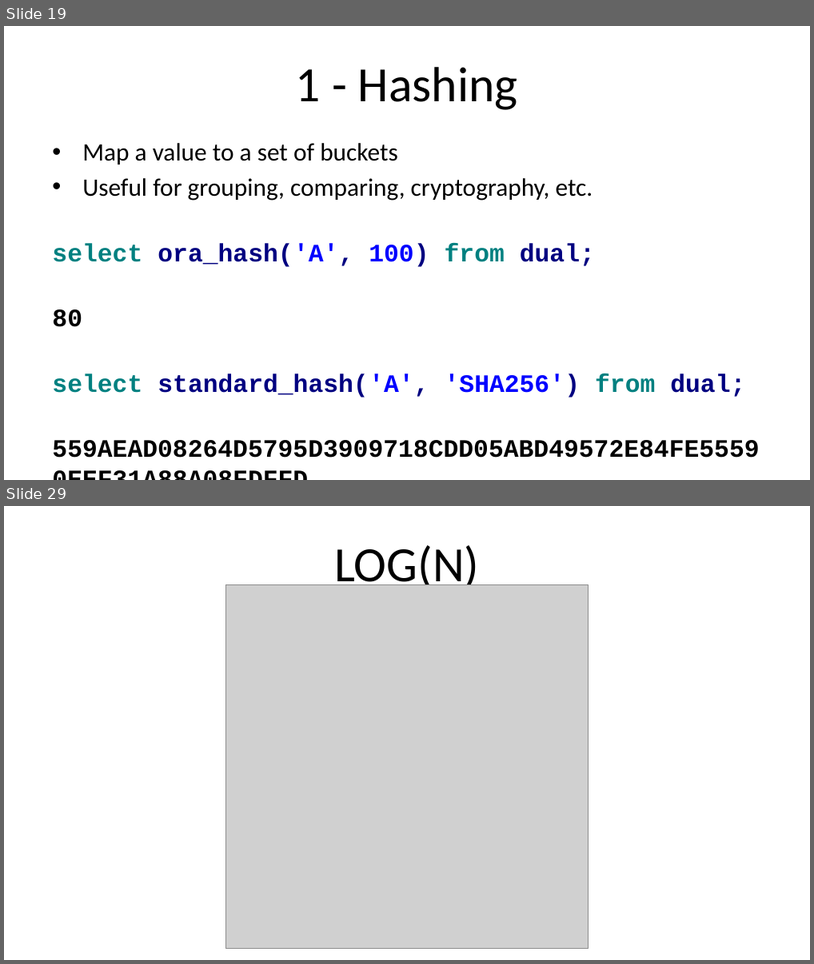
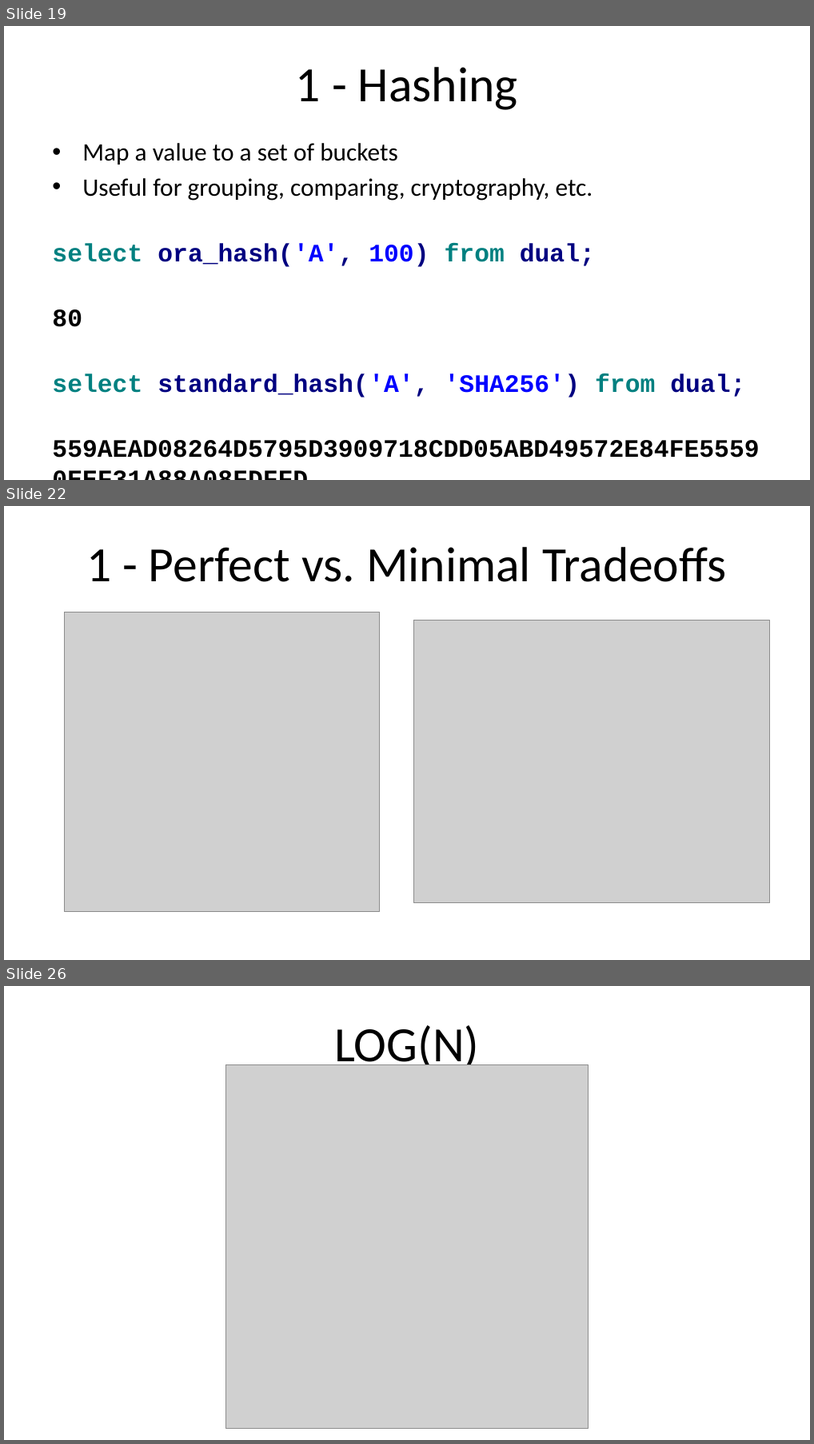
Before and after one commit to ProOracleSQL/space, a slide deck: examples/presentations/Practical Algorithm Analysis for Oracle Developers - Collaborate - 2019_281_Heller.pptx. Shown one above the other, each under a label of ours: slides 19 and 29 before the commit, slides 19, 22 and 26 after it; the slides between them are not shown. The pictures are 814x964 and 814x1444 pixels, drawn with LibreOffice and Linux fonts; fonts in the diff are those of the drawing; grey boxes stand for pictures. Boxes give left, top, right and bottom in pixels: in the first picture for what was removed or moved away, otherwise in the second. Text is boxed around its words. In the diff, an @@ line names an element or a change of style, - is before the commit and + after.

```diff
--- a/examples/presentations/Practical Algorithm Analysis for Oracle Developers - Collaborate - 2019_281_Heller.pptx
+++ b/examples/presentations/Practical Algorithm Analysis for Oracle Developers - Collaborate - 2019_281_Heller.pptx
@@ slide 22 added at <box>4,506,810,960</box>, background #FFFFFF @@
@@ title added at <box>86,547,727,582</box>, 44 pt, text #000000 @@
+1 - Perfect vs. Minimal Tradeoffs
@@ picture added at <box>65,612,380,911</box> @@
@@ picture added at <box>414,620,770,903</box> @@
@@ what was slide 29 is now slide 26 @@
```
Also in this commit, not shown: 13 slides changed, 2 other slides added, 6 slides removed.
